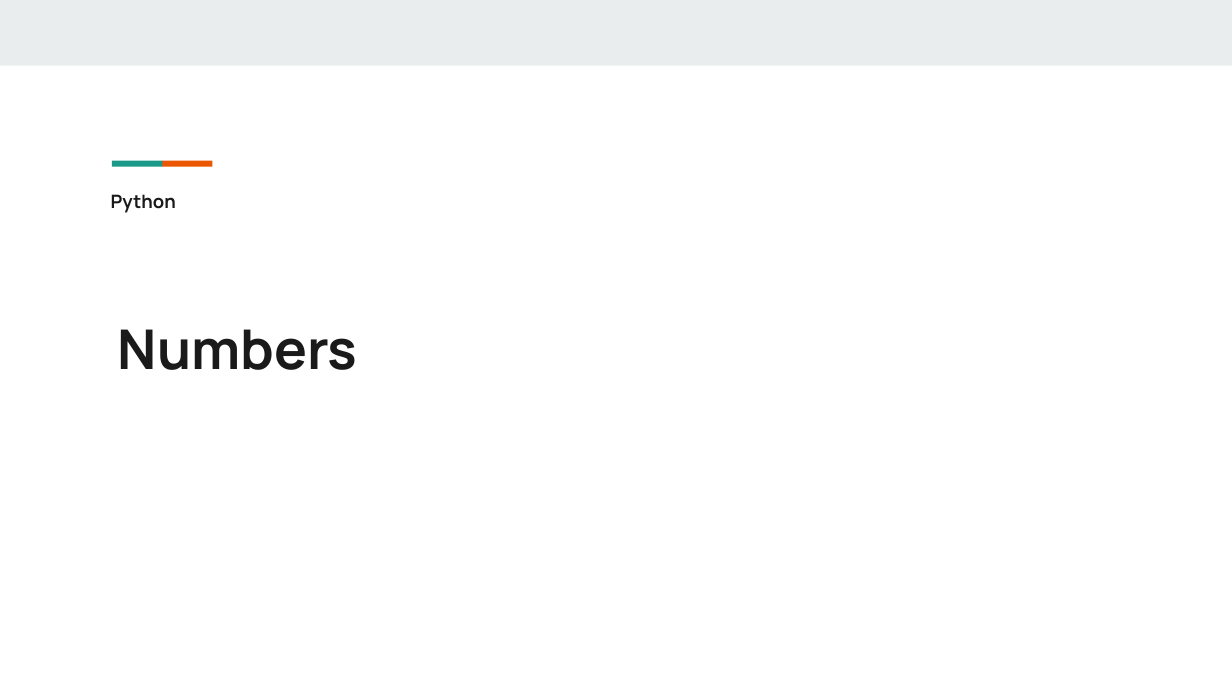
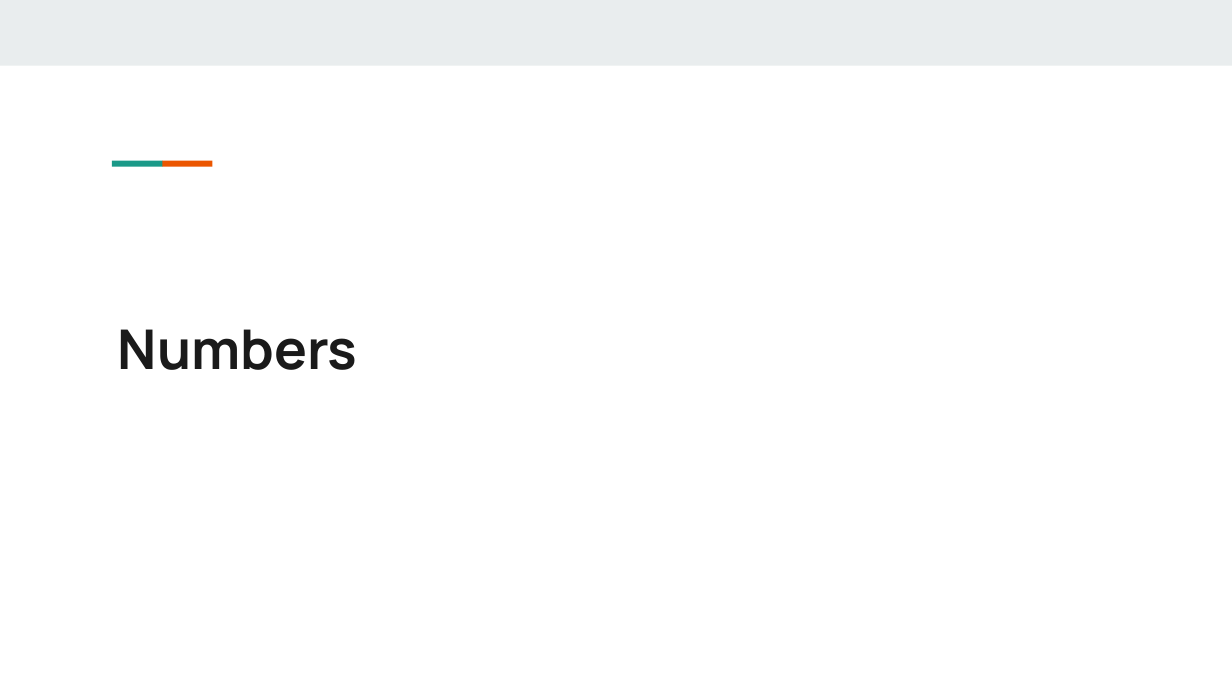
Before and after one commit to giridhersadineni/pythonsrec, a slide deck: slide 1 of 04.Numbers/3. Numbers .pptx. Drawn at 1232x693 pixels with LibreOffice and Linux fonts; fonts in the diff are those of the drawing. Boxes give left, top, right and bottom in pixels: in the first picture for what was removed or moved away, otherwise in the second. Text is boxed around its words. In the diff, an @@ line names an element or a change of style, - is before the commit and + after.

```diff
--- a/04.Numbers/3. Numbers .pptx
+++ b/04.Numbers/3. Numbers .pptx
@@ title removed at box(111, 194, 176, 213) @@
-Python
```
Also in this commit, not shown: 2 other slides changed, 3 other files.
